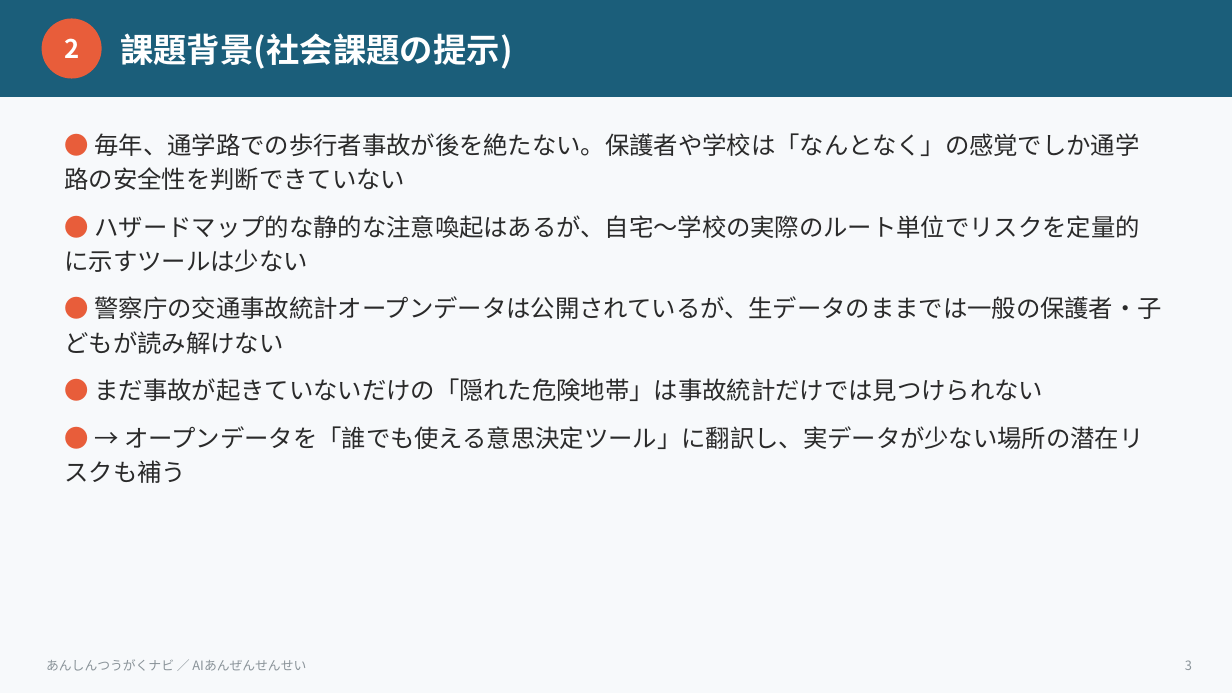
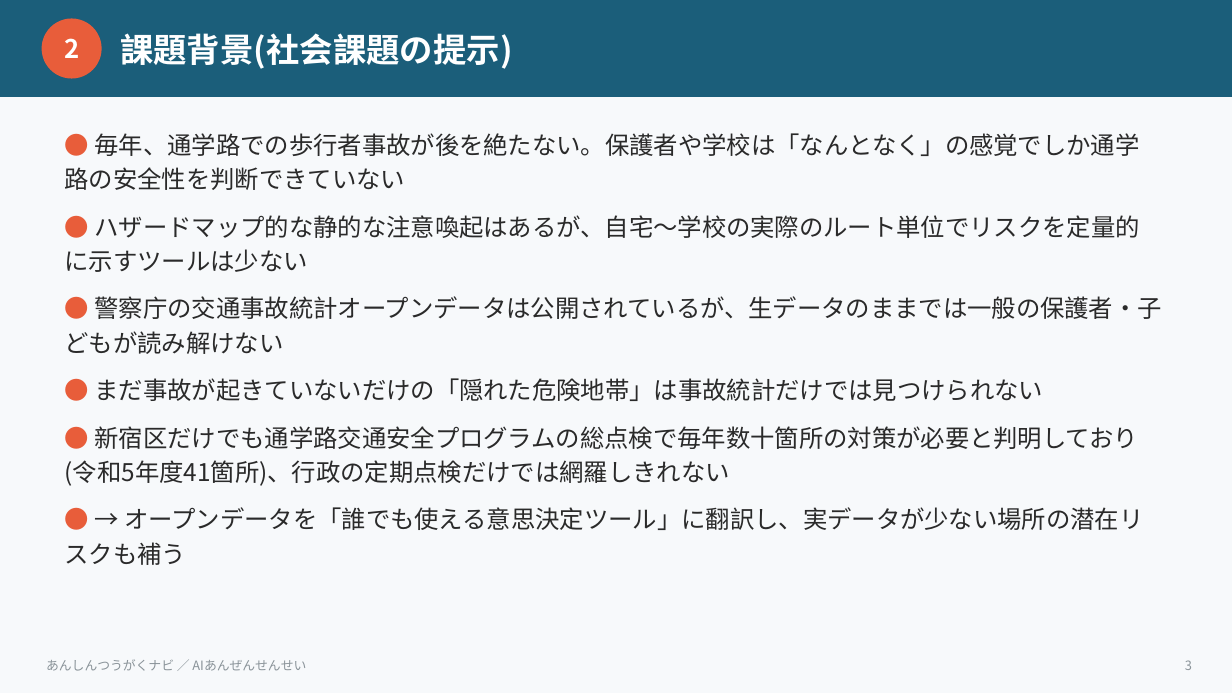
Before and after one commit to niikun/tsugaku-navi, a slide deck: slide 3 of HACKATHON_SLIDES.pptx. Drawn at 1232x693 pixels with LibreOffice and Linux fonts; fonts in the diff are those of the drawing. Boxes give left, top, right and bottom in pixels: in the first picture for what was removed or moved away, otherwise in the second. Text is boxed around its words. In the diff, an @@ line names an element or a change of style, - is before the commit and + after.

```diff
--- a/HACKATHON_SLIDES.pptx
+++ b/HACKATHON_SLIDES.pptx
@@ text at <box>65,426,1139,486</box>: paragraph added @@
+● 新宿区だけでも通学路交通安全プログラムの総点検で毎年数十箇所の対策が必要と判明しており(令和5年度41箇所)、行政の定期点検だけでは網羅しきれない
```
Also in this commit, not shown: 3 other slides changed, 40 other files.
